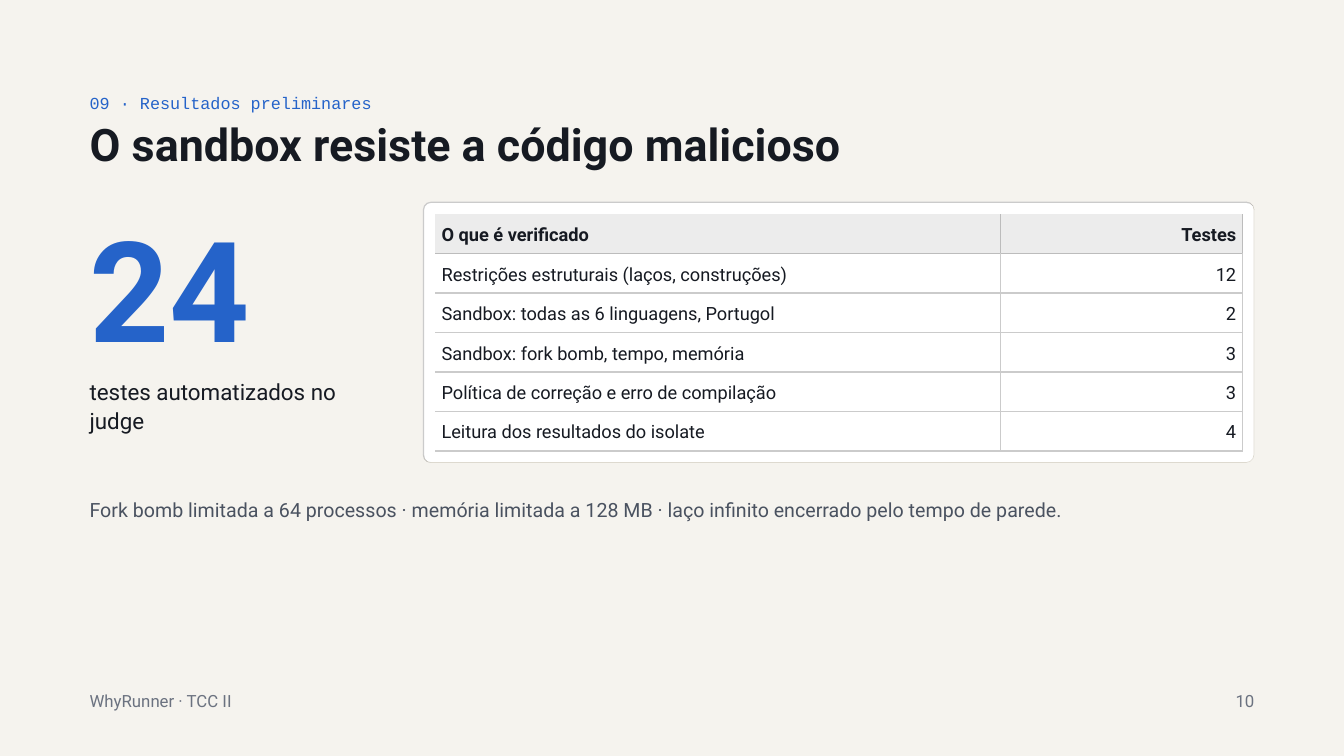
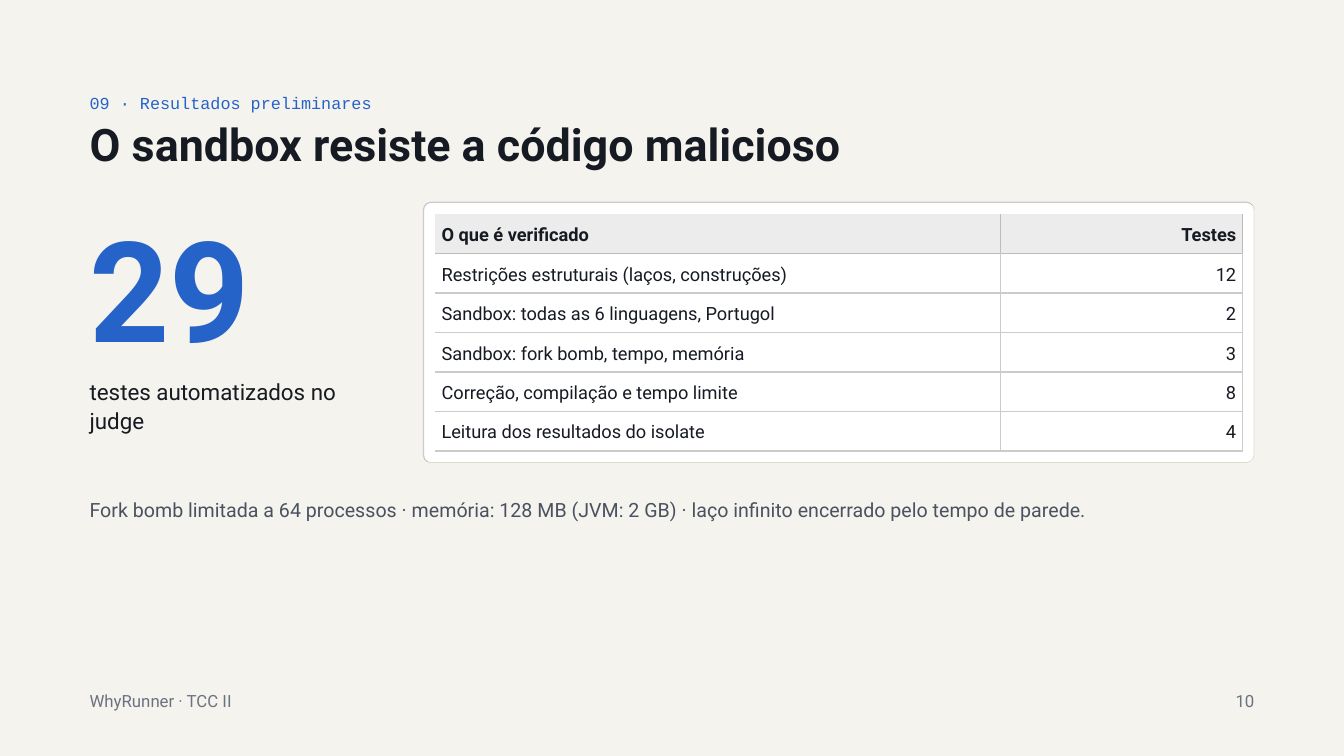
Before and after one commit to whowon2/why-runner, a slide deck: slide 10 of WhyRunner — Apresentação Parcial TCC II.pptx. Drawn at 1344x756 pixels with LibreOffice and Linux fonts; fonts in the diff are those of the drawing. Boxes give left, top, right and bottom in pixels: in the first picture for what was removed or moved away, otherwise in the second. Text is boxed around its words. In the diff, an @@ line names an element or a change of style, - is before the commit and + after.

```diff
--- a/WhyRunner — Apresentação Parcial TCC II.pptx
+++ b/WhyRunner — Apresentação Parcial TCC II.pptx
@@ table at (436,214,1243,451) @@
-row 5, column 1: Política de correção e erro de compilação
+row 5, column 1: Correção, compilação e tempo limite
-row 5, column 2: 3
+row 5, column 2: 8
@@ text at (90,241,250,343): text changed @@
-24
+29
@@ text at (90,501,1085,521): text changed @@
-Fork bomb limitada a 64 processos · memória limitada a 128 MB · laço infinito encerrado pelo tempo de parede.
+Fork bomb limitada a 64 processos · memória: 128 MB (JVM: 2 GB) · laço infinito encerrado pelo tempo de parede.
```
Also in this commit, not shown: 6 other slides changed, 2 other files.
